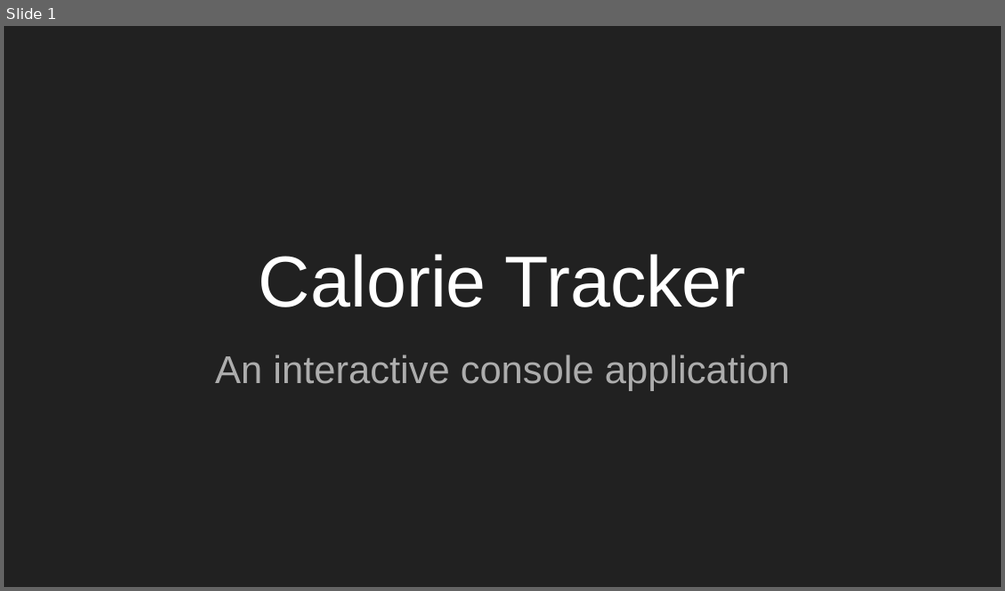
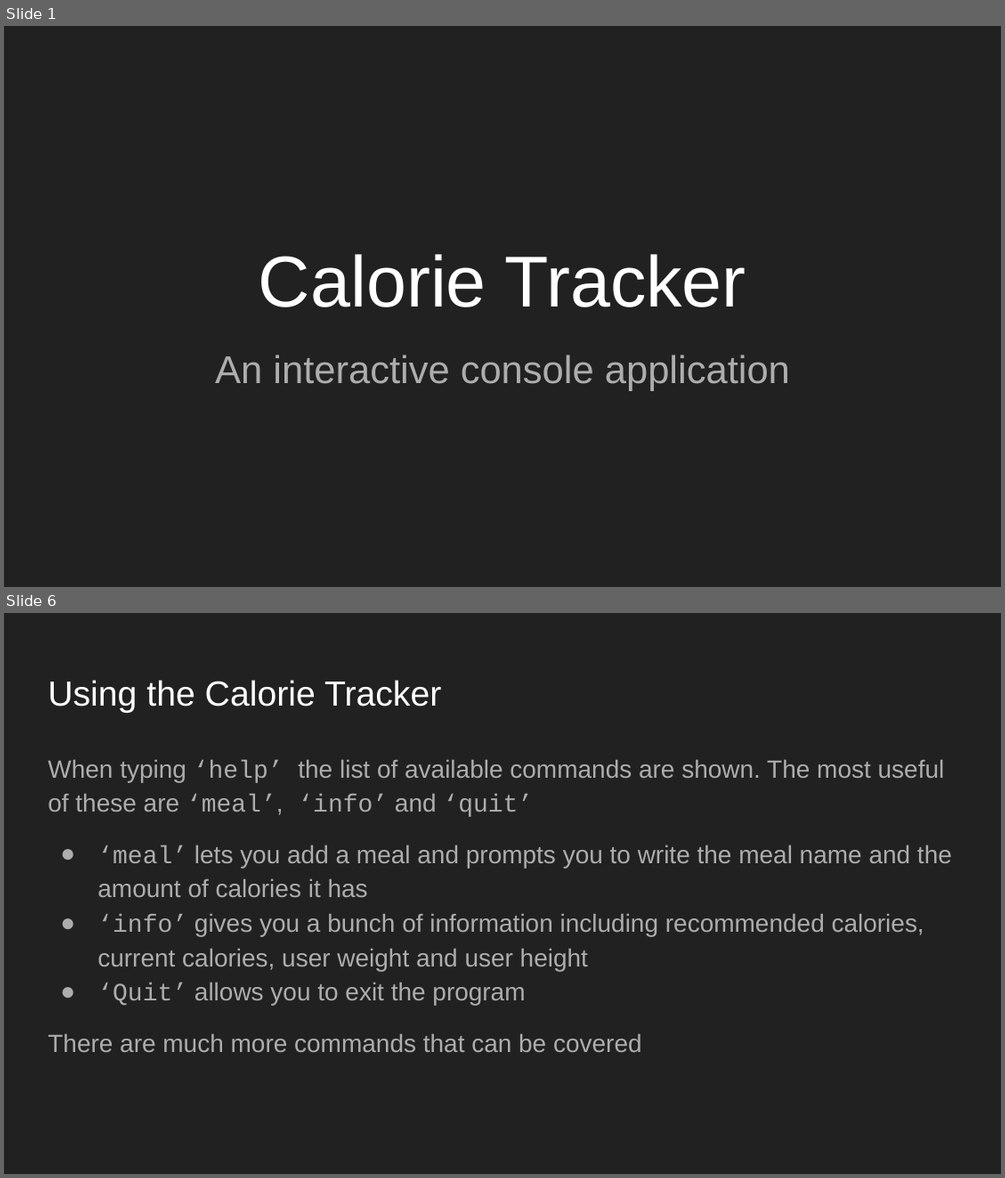
Before and after one commit to KylashSri/srikylashSrishanmuganathan_T1A3, a slide deck: ppt/Calorie Tracker Presentation.pptx. Shown one above the other, each under a label of ours: slide 1 before the commit, slides 1 and 6 after it; the slides between them are not shown. The pictures are 1005x591 and 1005x1178 pixels, drawn with LibreOffice and Linux fonts; fonts in the diff are those of the drawing. Boxes give left, top, right and bottom in pixels: in the first picture for what was removed or moved away, otherwise in the second. Text is boxed around its words. In the diff, an @@ line names an element or a change of style, - is before the commit and + after.

```diff
--- a/ppt/Calorie Tracker Presentation.pptx
+++ b/ppt/Calorie Tracker Presentation.pptx
@@ slide 6 added at (4, 613, 1001, 1174), background #212121 @@
@@ title added at (48, 680, 441, 713), 25.2 pt, text #FFFFFF @@
+Using the Calorie Tracker
@@ text added at (48, 759, 952, 1052), 18 pt, text #ADADAD @@
+When typing ‘help’ the list of available commands are shown. The most useful of these are ‘meal’, ‘info’ and ‘quit’
+● ‘meal’ lets you add a meal and prompts you to write the meal name and the amount of calories it has
+● ‘info’ gives you a bunch of information including recommended calories, current calories, user weight and user height
+● ‘Quit’ allows you to exit the program
+There are much more commands that can be covered
```
Also in this commit, not shown: 7 other slides added, 2 other files.
